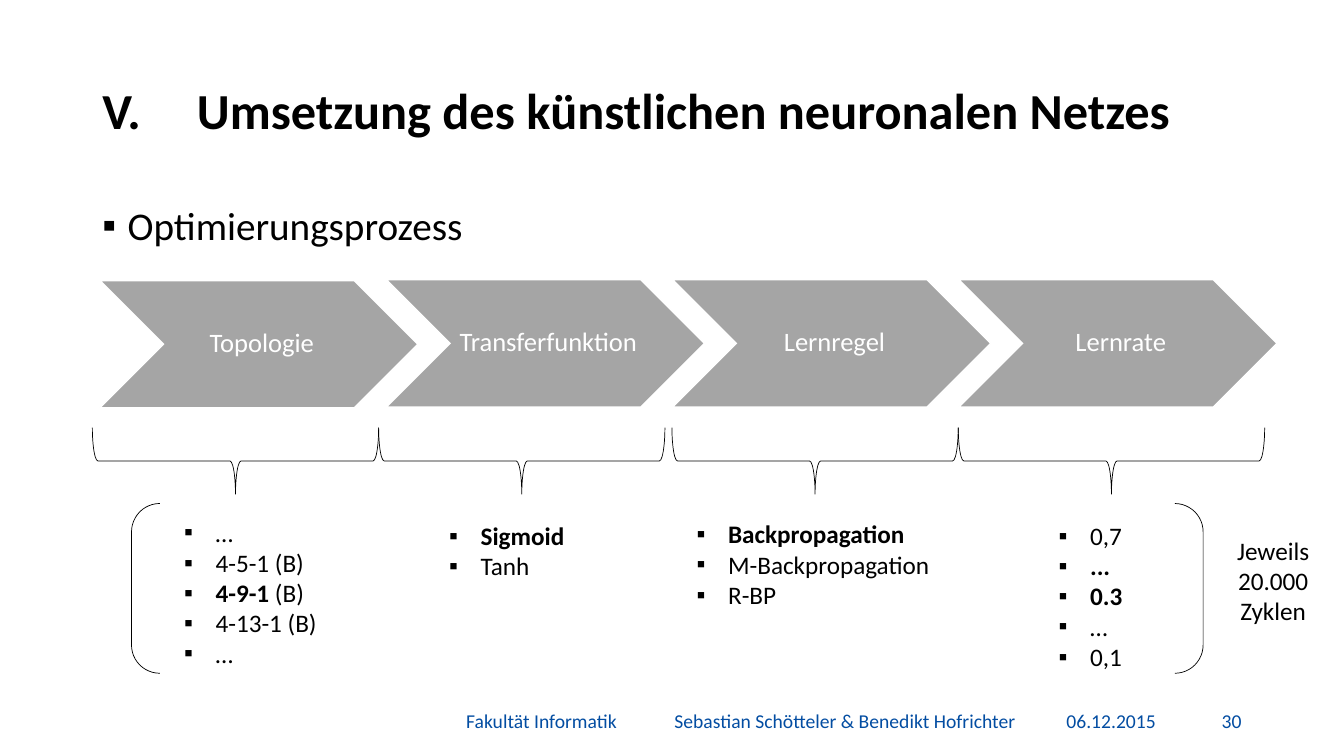
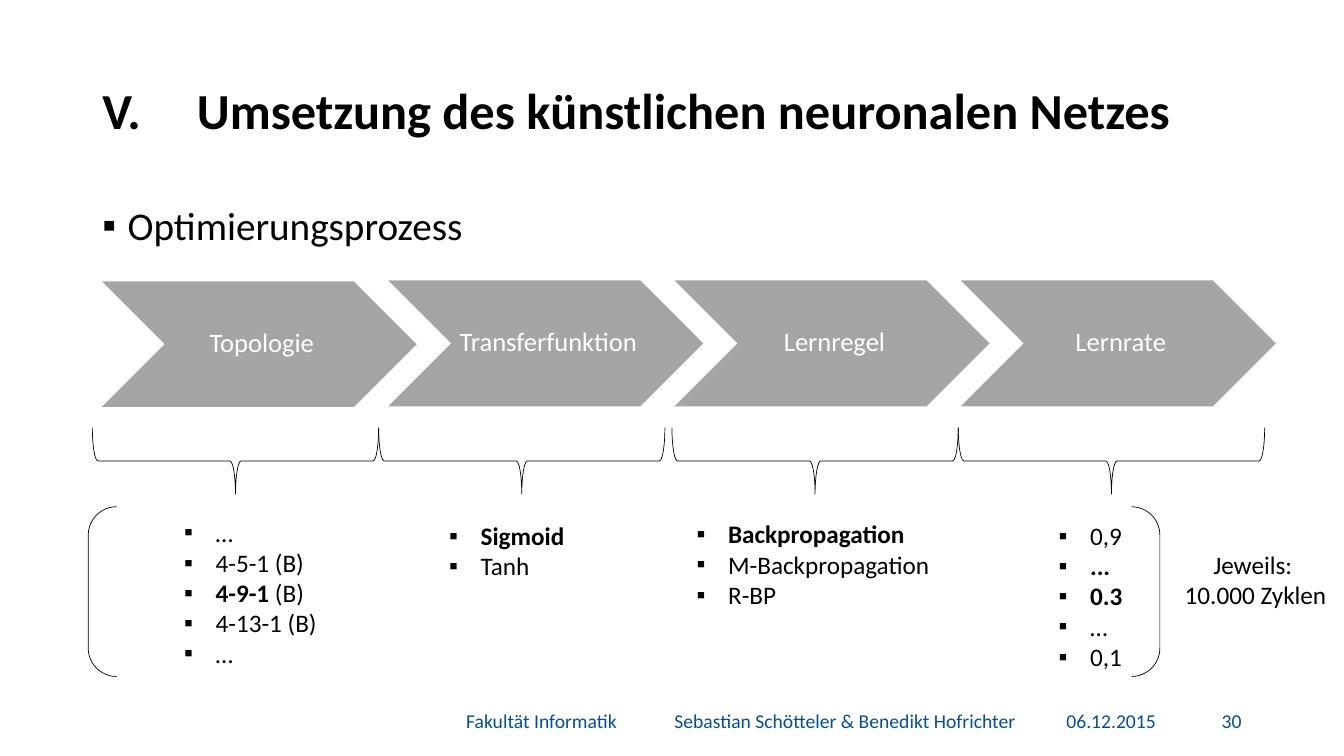
Before and after one commit to BenediktGitGit/soco15, a slide deck: slide 31 of 3b) Vortrag/Präsentation.pptx. Drawn at 1344x756 pixels with LibreOffice and Linux fonts; fonts in the diff are those of the drawing; background and template pictures are left out. Boxes give left, top, right and bottom in pixels: in the first picture for what was removed or moved away, otherwise in the second. Text is boxed around its words. In the diff, an @@ line names an element or a change of style, - is before the commit and + after.

```diff
--- a/3b) Vortrag/Präsentation.pptx
+++ b/3b) Vortrag/Präsentation.pptx
@@ bracket pair: place and size @@
-bracket pair at box(131, 504, 1203, 674)
+bracket pair at box(89, 507, 1160, 677)
@@ text at box(1090, 528, 1122, 548): text changed @@
-▪ 0,7
+▪ 0,9
@@ text at box(1185, 556, 1327, 608): text changed @@
-Jeweils 20.000 Zyklen
+Jeweils:
+10.000 Zyklen
```
Also in this commit, not shown: 5 other slides changed, 1 slide added, 3 other files.
